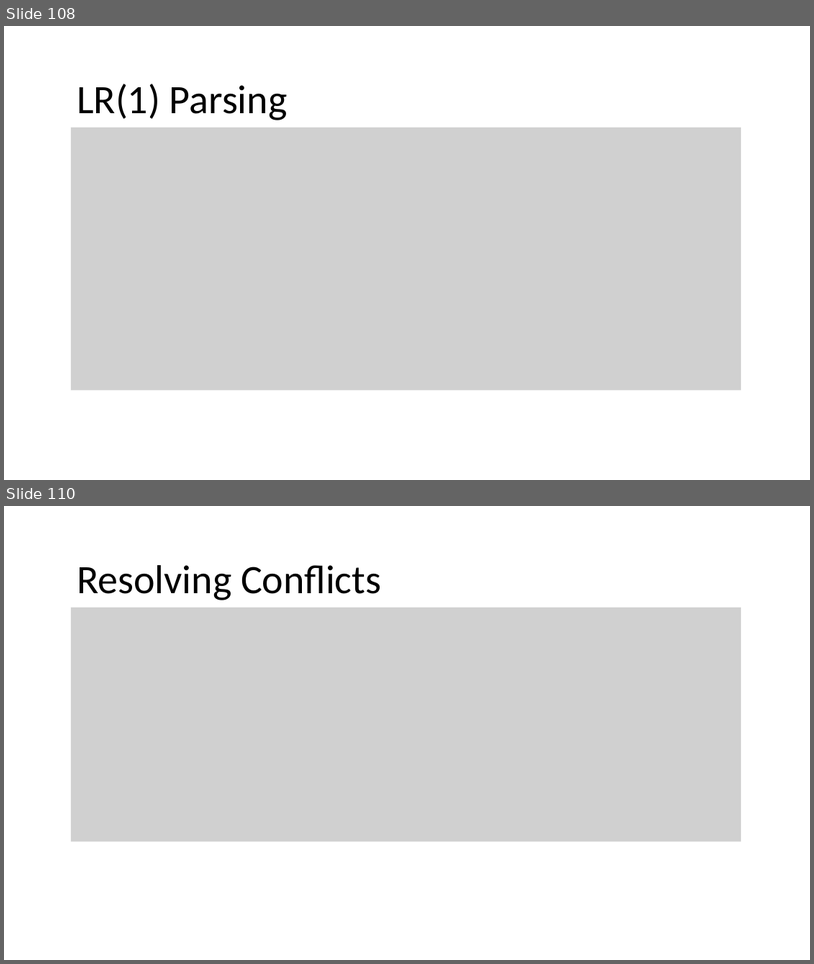
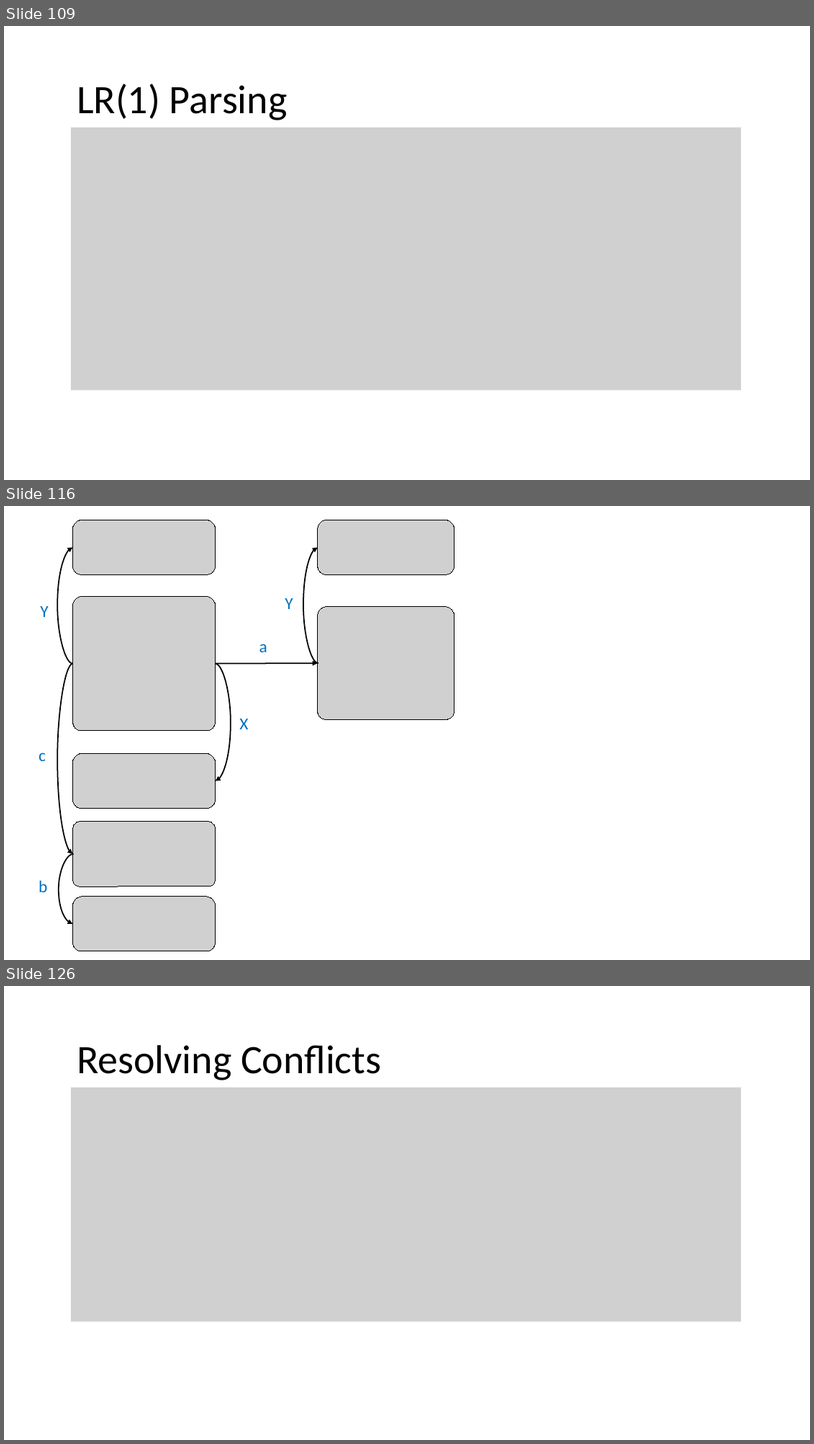
Before and after one commit to nivshani/compilation, a slide deck: slides/bottom_up_parsing.pptx. Shown one above the other, each under a label of ours: slides 108 and 110 before the commit, slides 109, 116 and 126 after it; the slides between them are not shown. The pictures are 814x964 and 814x1444 pixels, drawn with LibreOffice and Linux fonts; fonts in the diff are those of the drawing; grey boxes stand for pictures. Boxes give left, top, right and bottom in pixels: in the first picture for what was removed or moved away, otherwise in the second. Text is boxed around its words. In the diff, an @@ line names an element or a change of style, - is before the commit and + after.

```diff
--- a/slides/bottom_up_parsing.pptx
+++ b/slides/bottom_up_parsing.pptx
@@ slide 116 added at box(4, 506, 810, 960), background #FFFFFF @@
@@ picture added at box(73, 520, 216, 575) @@
@@ picture added at box(318, 520, 455, 575) @@
@@ curved arrow added from (73, 663) to (73, 547), #000000 1.5 pt @@
@@ curved arrow added from (319, 663) to (318, 547), #000000 1.5 pt @@
@@ text added at box(40, 606, 48, 617), 20 pt, text #0070C0 @@
+Y
@@ picture added at box(73, 597, 215, 731) @@
@@ text added at box(285, 598, 293, 609), 20 pt, text #0070C0 @@
+Y
@@ picture added at box(318, 606, 455, 719) @@
@@ text added at box(260, 644, 268, 652), 20 pt, text #0070C0 @@
+a
@@ curved arrow added from (73, 663) to (73, 854), #000000 1.5 pt @@
@@ arrow added from (215, 663) to (318, 663), #000000 1.5 pt @@
@@ curved arrow added from (215, 663) to (216, 780), #000000 1.5 pt @@
@@ text added at box(239, 718, 248, 729), 20 pt, text #0070C0 @@
+X
@@ text added at box(39, 752, 46, 761), 20 pt, text #0070C0 @@
+c
@@ picture added at box(73, 754, 216, 808) @@
@@ picture added at box(73, 821, 216, 886) @@
@@ curved arrow added from (74, 854) to (73, 924), #000000 1.5 pt @@
@@ text added at box(39, 880, 47, 892), 20 pt, text #0070C0 @@
+b
@@ picture added at box(73, 896, 216, 951) @@
@@ what was slide 108 is now slide 109 @@
@@ what was slide 110 is now slide 126 @@
```
Also in this commit, not shown: 1 slide changed, 17 other slides added, 1 other file.
